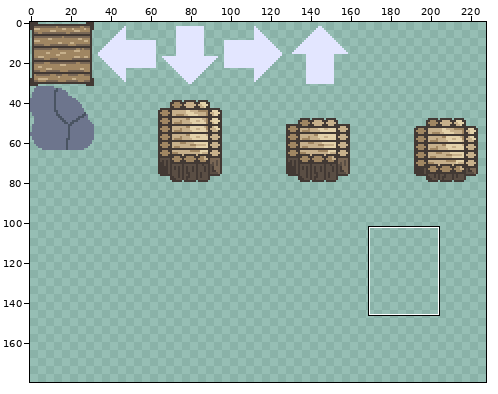
One commit to this pixel-art file: GEODE/Assets/Sprites/ItemSprites/32x32Sprites.aseprite. Above: a wide view before the commit, with the close-up outlined.
Close-up. Before the commit:
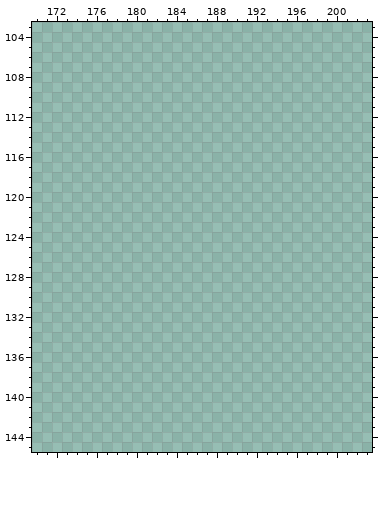
256x256 pixels, 1 frame. Shown: x 170..203, y 103..145. The wide view leaves out empty margins. The commit also changed other parts of the picture, which this record leaves out.
Once edited:
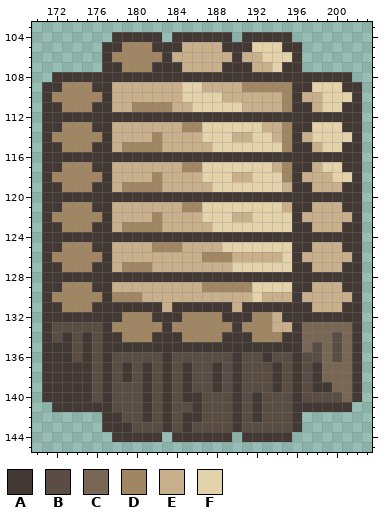
Palette (. is transparent): A #423934  B #5a4e44  C #796755  D #a08662  E #c7b08b  F #e4d2aa
The edit:
Changed rows in their new state; - is an unchanged pixel.
first column x 171:
104 -------AAAAA-AAAAAA-AAAAA-------
105 ------AADDDAAAEEEEAAAFFFAA------
106 ------ADDDDDAEEEEEEAEEFFFA------
107 ------AADDDAAAEEEEAAAEEFAA------
108 -AAAAAAAAAAAAAAAAAAAAAAAAAAAAAA-
109 AADDDAAEEEEEEEFFEEEEDDDDDAAFFFAA
110 ADDDDDAEEEEEEEFFFFEEEEEEDAEEFFFA
111 AADDDAAEEDDDDEEFFFFFEEEEDAAEFFAA
112 AAAAAAAAAAAAAAAAAAAAAAAAAAAAAAAA
113 AADDDAAEEEEEEEDDFFFFFFEEDAAFFFAA
114 ADDDDDAEEEEDEEEEFFFEEFFEDAEFFFFA
115 AADDDAAEDDDDEEEEEFFFFFFFDAAEFFAA
116 AAAAAAAAAAAAAAAAAAAAAAAAAAAAAAAA
117 AADDDAAEEEEEEEDDFFFFFFFEDAAEFFAA
118 ADDDDDAEEEEDEEEEFFFEEFFFDAEEEFFA
119 AADDDAAEDDDDEEEEEFFFFFFFEAAEEEAA
120 AAAAAAAAAAAAAAAAAAAAAAAAAAAAAAAA
121 AADDDAAEEEEEEEDDFFFFFFFFEAAEEEAA
122 ADDDDDAEEEEDEEEEFFFEEFFFFAEEEEEA
123 AADDDAAEDDDDEEEEEFFFFFFFFAAEEEAA
124 AAAAAAAAAAAAAAAAAAAAAAAAAAAAAAAA
125 AADDDAAEEEEDDDEEEEFFFFFFFAAEEEAA
126 ADDDDDAEEEEEEEEEDDDEEEEEFAEEEEEA
127 AADDDAAEDDDEEEEEEEEFFFFFFAAEEEAA
128 AAAAAAAAAAAAAAAAAAAAAAAAAAAAAAAA
129 AADDDAAEEEEEEEEEDDDDDFFFFAAEEEAA
130 ADDDDDADDDEEEEEEEEEEEFEEEAEEEEEA
131 AADDDAAAAAAAEAAAAAAEAAAAAAAEEEAA
132 AAAAAAAADDDAAADDDDAAADDEAAAAAAAA
133 ABBBBBADDDDDADDDDDDADDDEEACCCCCA
134 ABABABAADDDAAADDDDAAADDDAACCCBCA
135 AAABABAAAAAAAAAAAAAAAAAAAACBCBCA
136 AAABABABBBBBABBBBBBABBABBABBCBCA
137 AAAAABABABABABABBABABBBABABACCCA
138 AAAAABABABABABABBABABBBABABACCCA
139 AAAAABABBBABABABBABABBBABABAACCA
140 AAAAABABBBABABAABBBABABBBABBBBCA
141 -AAAAAABBBABABBABBBABABBBAAAAAA-
142 ------AABBABABAABBBABABBBA------
143 ------AAABBBABABBBBABBBBBA------
144 -------AAAAA-AAAAAA-AAAAA-------
